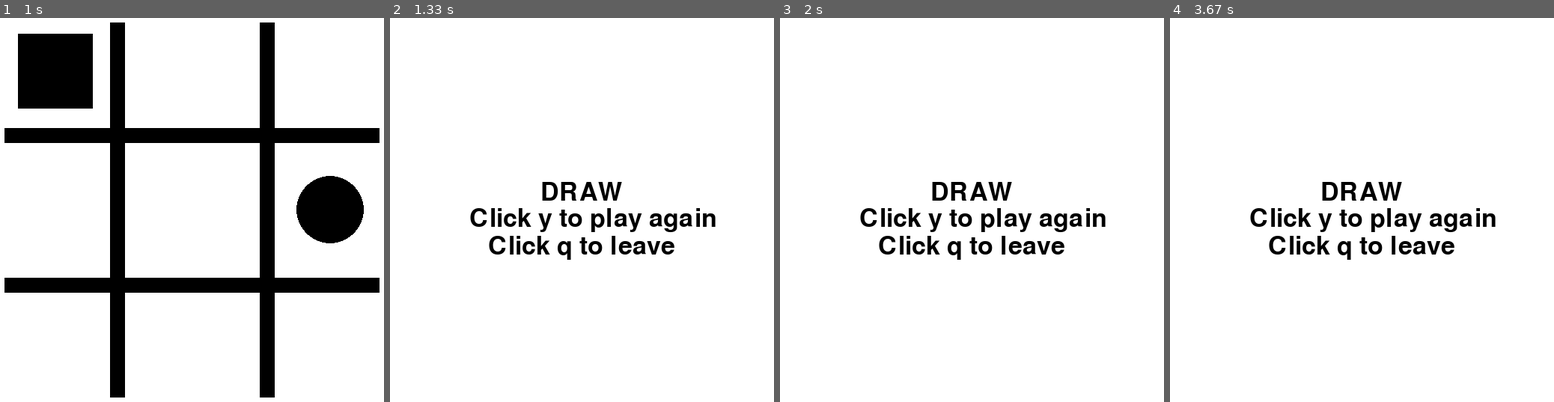
Above: before the commit, frames 1-4 (left to right).
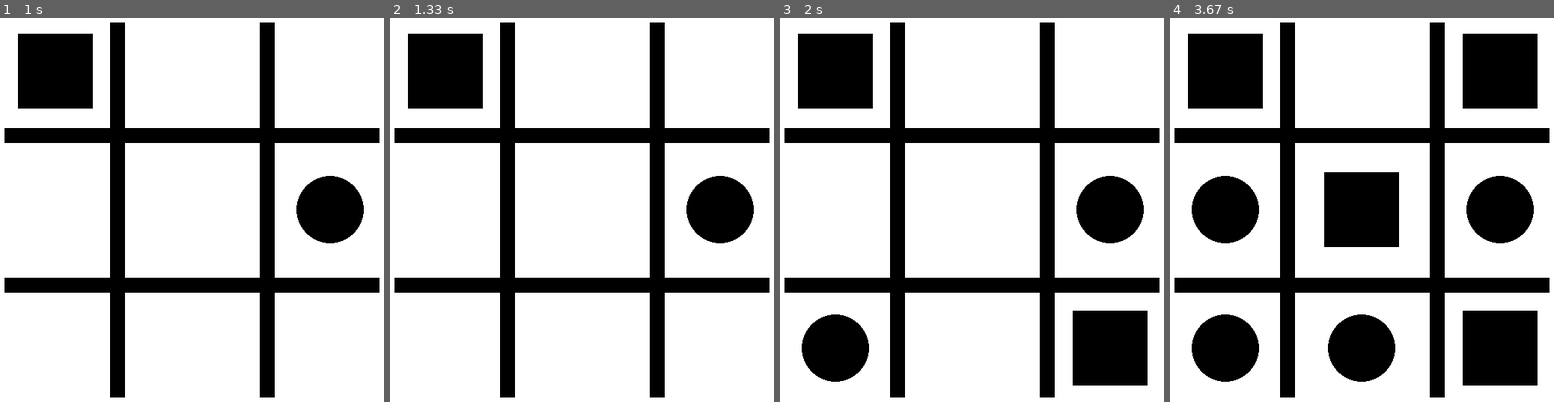
Above: after the commit, the same moments.

Repository: OskarProgrammer/TicTacToePyGame
Game: pygame game, started from game.py
The game is run twice, just before and just after one commit, with the same random seed, the same clock (stepped at 60 frames per second) and the same inputs.
Inputs (mouse positions are in pixels of both pictures, inside the frame that each line leads up to):
- Up to frame 1 (1 s): click (57, 75) at 0.38 s; press the mouse at (57, 210) at 0.7 s; move the mouse to (172, 179) at 0.8 s; release the mouse at (284, 148) at 0.93 s
- Up to frame 2 (1.33 s): click (489, 140) at 1.05 s
- Up to frame 3 (2 s): click (1125, 329) at 1.38 s; press the mouse at (968, 75) at 1.7 s; move the mouse to (895, 190) at 1.8 s; release the mouse at (822, 309) at 1.93 s
- Up to frame 4 (3.67 s): press the mouse at (1358, 210) at 2.03 s; move the mouse to (1446, 125) at 2.13 s; release the mouse at (1530, 44) at 2.27 s; press the mouse at (1358, 210) at 2.37 s; move the mouse to (1377, 267) at 2.47 s; release the mouse at (1400, 321) at 2.6 s; click (1315, 252) at 2.72 s; click (1235, 202) at 3.55 s

Frame 1 is identical in both runs. In frame 2, 23% of the frame differs, in the area x 1-99%, y 1-99%; in frame 3, 29%; in frame 4, 40%.

Commit message:
Fixing the draw rules in the generate_sym() function

Diff:
--- a/game.py
+++ b/game.py
@@ -31,6 +31,9 @@
             except:
                 pass
 
+
+            if self.checkIfDraw():
+                self.ending_screen()
 
             pygame.display.flip()
             self.fps()
@@ -82,10 +85,8 @@
                     pygame.quit()
 
 
+
     def generate_sym(self):
-            if self.checkIfDraw():
-                self.ending_screen()
-
             if self.x >= 50 and self.x <= 190 and self.y <= 190 and self.y >= 50:
                 self.zajete.append("1")
             elif self.x >= 200 and self.x <= 390 and self.y <= 190 and self.y >= 50:
@@ -106,11 +107,12 @@
                 self.zajete.append("9")
             else:
                 print("Incorrect place, click the correct cell")
+                return
 
             if self.zajete.count(self.zajete[-1]) > 1:
                 del self.zajete[-1]
                 print("zajete")
-            else:
+            elif self.zajete.count(self.zajete[-1]) == 1:
                 self.generator.append((self.zajete[-1],self.kolej))
 
                 if self.kolej == "circle":
